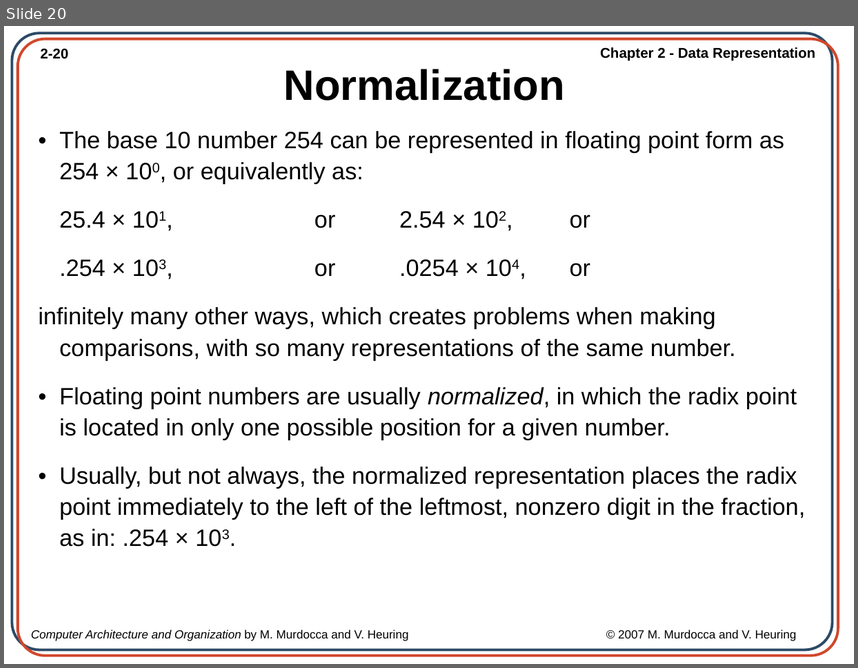
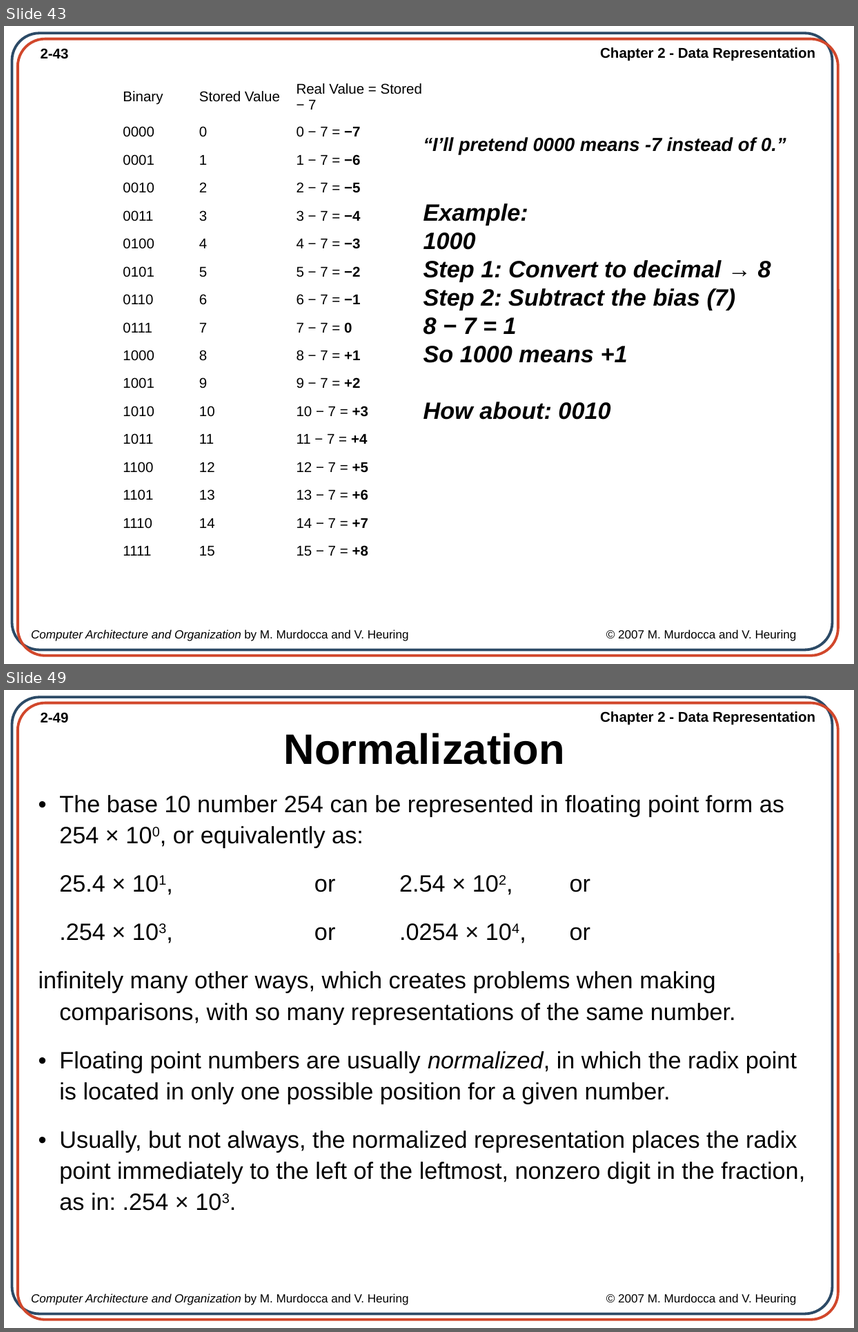
Before and after one commit to AfiqahAzahari-here/computer_organization_arch, a slide deck: SLIDE_NOTA/Ch02_Data Representation.ppt. Shown one above the other, each under a label of ours: slide 20 before the commit, slides 43 and 49 after it; the slides between them are not shown. The pictures are 858x668 and 858x1332 pixels, drawn with LibreOffice and Linux fonts; fonts in the diff are those of the drawing; background and template pictures are left out. Boxes give left, top, right and bottom in pixels: in the first picture for what was removed or moved away, otherwise in the second. Text is boxed around its words. In the diff, an @@ line names an element or a change of style, - is before the commit and + after.

```diff
--- a/SLIDE_NOTA/Ch02_Data Representation.ppt
+++ b/SLIDE_NOTA/Ch02_Data Representation.ppt
@@ slide 43 added at [4,26,854,664], background picture (left out); not listed: 5 template elements that a slide beside it also shows @@
@@ table added at [117,75,436,561], 17 rows, 3 columns @@
+Binary | Stored Value | Real Value = Stored − 7
+0000 | 0 | 0 − 7 = −7
+0001 | 1 | 1 − 7 = −6
+0010 | 2 | 2 − 7 = −5
+0011 | 3 | 3 − 7 = −4
+0100 | 4 | 4 − 7 = −3
+0101 | 5 | 5 − 7 = −2
+0110 | 6 | 6 − 7 = −1
+0111 | 7 | 7 − 7 = 0
+1000 | 8 | 8 − 7 = +1
+1001 | 9 | 9 − 7 = +2
+1010 | 10 | 10 − 7 = +3
+1011 | 11 | 11 − 7 = +4
+1100 | 12 | 12 − 7 = +5
+1101 | 13 | 13 − 7 = +6
+1110 | 14 | 14 − 7 = +7
+1111 | 15 | 15 − 7 = +8
@@ text added at [424,137,786,154], 16 pt, text #000000, bold, italic @@
+“I’ll pretend 0000 means -7 instead of 0.”
@@ text added at [424,203,771,419], 20 pt, text #000000, bold, italic @@
+Example:
+1000
+Step 1: Convert to decimal → 8
+Step 2: Subtract the bias (7)
+8 − 7 = 1
+So 1000 means +1
+How about: 0010
@@ what was slide 20 is now slide 49 @@
@@ page number at [41,712,69,723]: text changed @@
-2-20
+2-49
```
Also in this commit, not shown: 12 slides changed, 32 other slides added, 4 other files.
